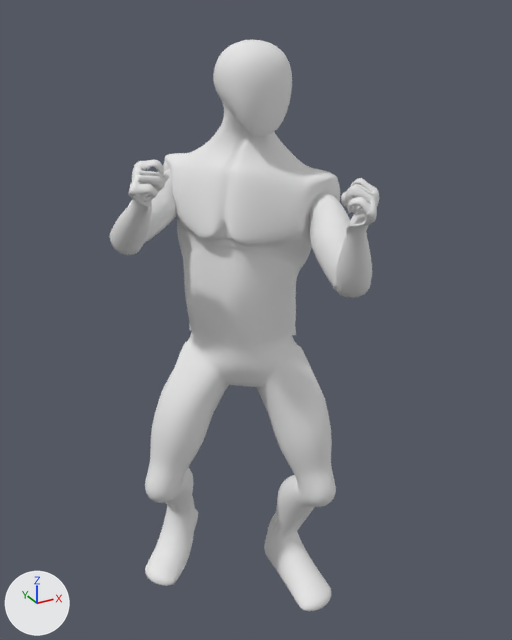
The FBX model Assets/Characters/Mr Goo/Mr Goo@Idle.fbx: old version first, new version second.
Camera for both pictures: a 50 mm lens placed at (-1.055, -1.904, 2.05), pointed at (-0.037, -0.052, 1.124). The axes (+X, +Y, +Z) are drawn at lower left. The lights are the same throughout. Both versions are drawn at frame 11 of the action 'metarig|metarigAction'; the numbers are the values there.
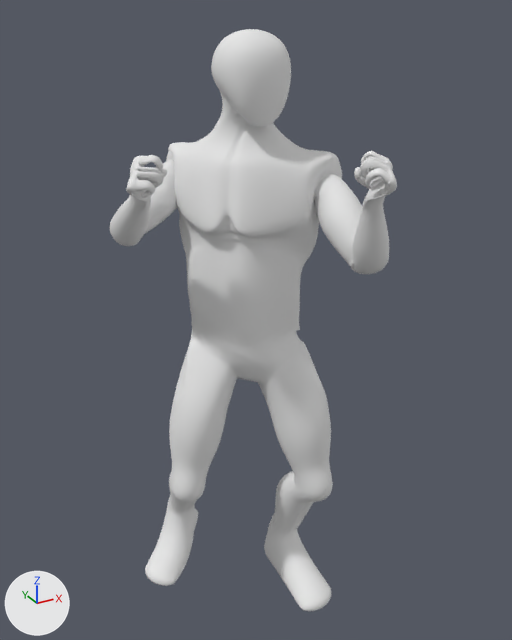
Pixel boxes [x1, y1, x2, y2] of what changed, in the pictures (512 x 640 px):
'Cube', posed (7% wider): before [110, 40, 379, 611]; after [109, 29, 397, 611]
bone 'spine', root to tip: before (246, 352) to (245, 331); after (249, 347) to (248, 326)
bone 'spine.003', root to tip: before (243, 223) to (246, 175); after (247, 217) to (247, 167)
bone 'shoulder.L', root to tip: before (243, 184) to (327, 185); after (245, 176) to (328, 165)
bone 'upper_arm.L', root to tip: before (327, 188) to (346, 290); after (328, 168) to (364, 267)
bone 'forearm.L', root to tip: before (346, 290) to (358, 226); after (364, 267) to (375, 199)
bone 'shoulder.R', root to tip: before (227, 182) to (175, 166); after (228, 174) to (180, 155)
bone 'forearm.R', root to tip: before (126, 245) to (141, 201); after (126, 235) to (139, 195)
bone 'thigh.L', root to tip: before (274, 345) to (322, 492); after (277, 340) to (319, 487)
bone 'shin.L', root to tip: before (322, 492) to (283, 530); after (319, 487) to (283, 530)
bone 'thigh.R', root to tip: before (210, 342) to (158, 489); after (213, 337) to (186, 490)
bone 'shin.R', root to tip: before (158, 489) to (181, 503); after (186, 490) to (181, 503)

What the commit changed:
Bone 'spine' (bone_spine) moves from (0.0, -1.88, -0.29) to (0.0, -1.45, -0.1).
Bone 'spine.003' (bone_spine_003) turns from (1, -12, -3) to (0, -11, -1) degrees about its own x, y and z.
Bone 'shoulder.L' (bone_shoulder_l) turns from (-1, 0, 0) to (4, -1, 4) degrees about its own x, y and z.
Bone 'upper_arm.L' (bone_upper_arm_l) turns from (50, 8, 5) to (49, 9, 4) degrees about its own x, y and z.
Bone 'forearm.L' (bone_forearm_l) turns from (125, -33, -43) to (124, -37, -38) degrees about its own x, y and z.
Bone 'shoulder.R' (bone_shoulder_r) turns from (-1, 0, 1) to (4, 0, -3) degrees about its own x, y and z.
Bone 'forearm.R' (bone_forearm_r) turns from (75, 9, -29) to (76, 10, -28) degrees about its own x, y and z.
Bone 'thigh.L' (bone_thigh_l) turns from (-18, -42, -8) to (-13, -42, -8) degrees about its own x, y and z.
Bone 'shin.L' (bone_shin_l) turns from (50, 0, 0) to (43, 0, 0) degrees about its own x, y and z.
Bone 'thigh.R' (bone_thigh_r) turns from (-21, 12, 13) to (-17, -8, 10) degrees about its own x, y and z.
Bone 'shin.R' (bone_shin_r) turns from (60, 0, 0) to (53, 0, 0) degrees about its own x, y and z.
